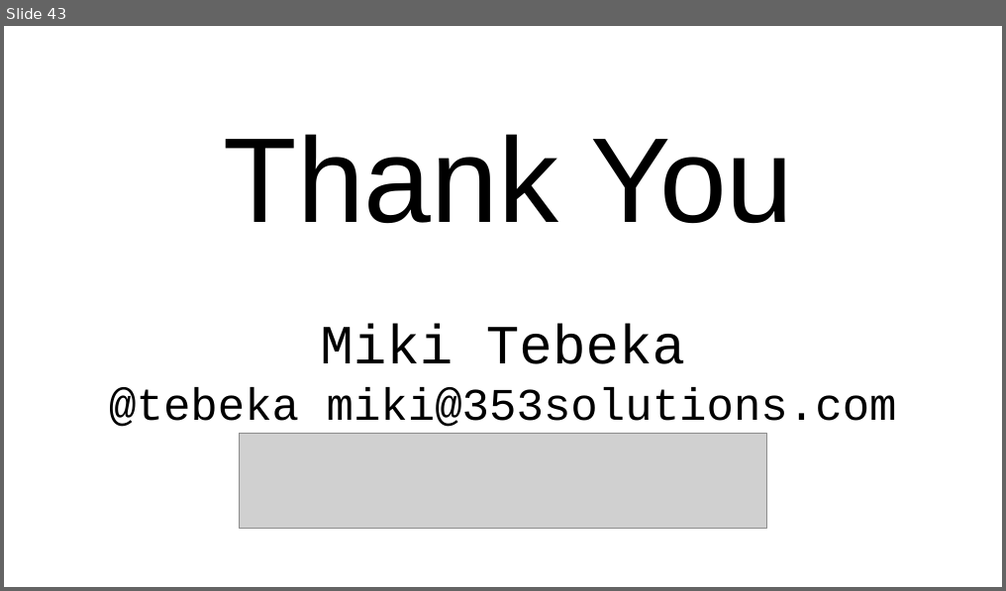
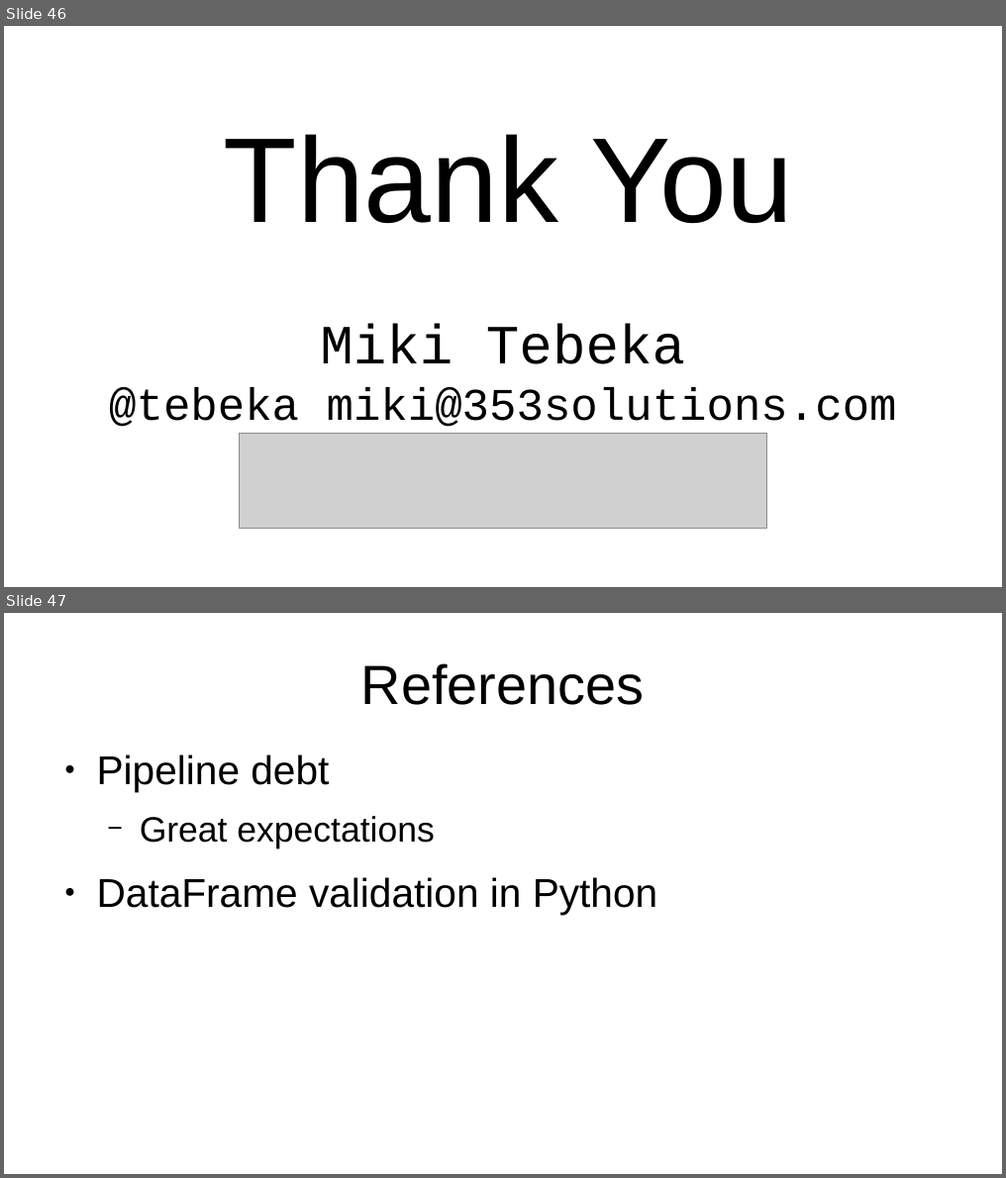
Before and after one commit to tebeka/talks, a slide deck: data-management/data-management.odp. Shown one above the other, each under a label of ours: slide 43 before the commit, slides 46 and 47 after it. The pictures are 1006x591 and 1006x1178 pixels, drawn with LibreOffice and Linux fonts; fonts in the diff are those of the drawing; grey boxes stand for pictures. Boxes give left, top, right and bottom in pixels: in the first picture for what was removed or moved away, otherwise in the second. Text is boxed around its words. In the diff, an @@ line names an element or a change of style, - is before the commit and + after.

```diff
--- a/data-management/data-management.odp
+++ b/data-management/data-management.odp
@@ slide 47 added at [4, 613, 1002, 1174], background #FFFFFF @@
@@ title added at [361, 663, 645, 705], 44 pt, text #000000 @@
+References
@@ text added at [97, 755, 657, 914], 32 pt, text #000000 @@
+● Pipeline debt
+  − Great expectations
+● DataFrame validation in Python
@@ what was slide 43 is now slide 46 @@
```
Also in this commit, not shown: 5 slides changed, 4 other slides added, 1 slide removed.
